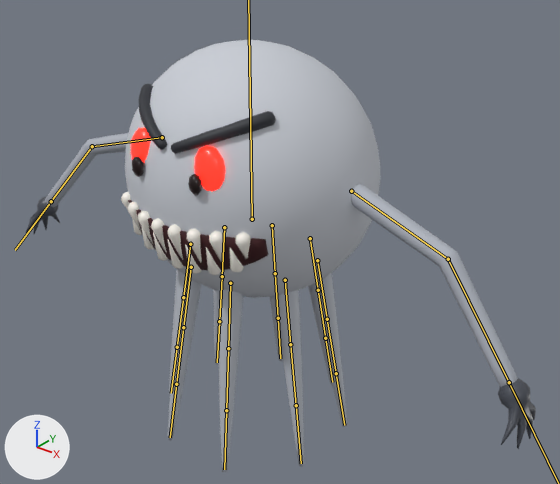
One commit to the glTF model assets/gusto.glb: the scene before it, then after it.
The view is the same before and after, from a camera (50 mm lens) standing at (2.26, -2.61, 2.85) and looking at (0.05, 0.15, 1.14). Arrows for +X, +Y and +Z are at lower left; the lights stay in place. The picture after the commit comes second. The bones that change, and the others that lie on the model, are drawn over the model as lines.

Names of what the first picture shows: 'Gusto'.
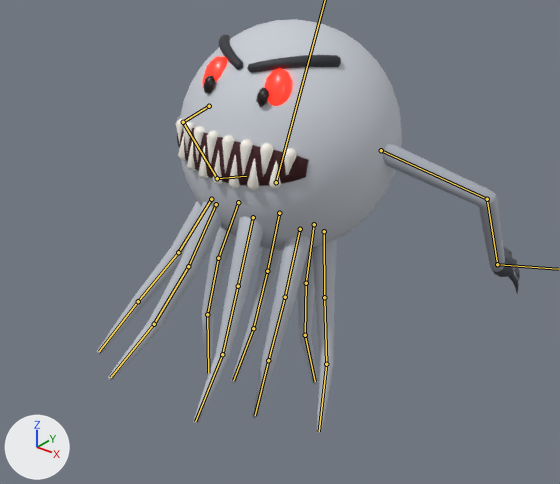
The newer file adds an action. The first version stands in its rest pose; the second is drawn at frame 9 of the action 'GustoInhale'.

What the commit changed:
Bone 'arm_upper.L' (bone_arm_upper_l) moves from (0.0, 0.0, 0.0) to (-0.068, -0.109, -0.301).
Bone 'arm_upper.L' (bone_arm_upper_l) turns from (0, 0, 0) to (-29, -2, -7) degrees about its own x, y and z.
Bone 'arm_lower.L' (bone_arm_lower_l) turns from (0, 0, 0) to (-27, -5, -22) degrees about its own x, y and z.
Bone 'hand.L' (bone_hand_l) turns from (0, 0, 0) to (-21, 7, 36) degrees about its own x, y and z.
Bone 'arm_upper.R' (bone_arm_upper_r) moves from (0.0, 0.0, 0.0) to (0.089, -0.121, -0.275).
Bone 'arm_upper.R' (bone_arm_upper_r) turns from (0, 0, 0) to (-31, 3, 11) degrees about its own x, y and z.
Bone 'arm_lower.R' (bone_arm_lower_r) turns from (0, 0, 0) to (-24, 3, 15) degrees about its own x, y and z.
Bone 'hand.R' (bone_hand_r) turns from (0, 0, 0) to (-21, -6, -34) degrees about its own x, y and z.
Bone 'body' (bone_body) moves from (0.0, 0.0, 0.0) to (0.0, 0.134, -0.185).
Bone 'body' (bone_body) turns from (0, 0, 0) to (-24, 1, -1) degrees about its own x, y and z.
Bone 'body' (bone_body) is rescaled from (1.0, 1.0, 1.0) to (0.9, 0.93, 0.9).
Bone 'tentacle0_0' (bone_tentacle0_0) moves from (0.0, 0.0, 0.0) to (0.0, -0.297, -0.121).
Bone 'tentacle0_0' (bone_tentacle0_0) turns from (0, 0, 0) to (21, 1, -4) degrees about its own x, y and z.
Bone 'tentacle0_1' (bone_tentacle0_1) turns from (0, 0, 0) to (5, 0, -4) degrees about its own x, y and z.
Bone 'tentacle0_2' (bone_tentacle0_2) turns from (0, 0, 0) to (14, 0, -1) degrees about its own x, y and z.
Bone 'tentacle1_0' (bone_tentacle1_0) moves from (0.0, 0.0, 0.0) to (0.003, -0.223, -0.118).
Bone 'tentacle1_0' (bone_tentacle1_0) turns from (0, 0, 0) to (28, 2, -7) degrees about its own x, y and z.
Bone 'tentacle1_1' (bone_tentacle1_1) turns from (0, 0, 0) to (7, 0, -5) degrees about its own x, y and z.
Bone 'tentacle1_2' (bone_tentacle1_2) turns from (0, 0, 0) to (0, 0, 2) degrees about its own x, y and z.
Bone 'tentacle2_0' (bone_tentacle2_0) moves from (0.0, 0.0, 0.0) to (-0.005, -0.117, -0.097).
Bone 'tentacle2_0' (bone_tentacle2_0) turns from (0, 0, 0) to (24, 0, -1) degrees about its own x, y and z.
Bone 'tentacle2_1' (bone_tentacle2_1) turns from (0, 0, 0) to (-1, 0, 10) degrees about its own x, y and z.
Bone 'tentacle2_2' (bone_tentacle2_2) turns from (0, 0, 0) to (-1, 0, 14) degrees about its own x, y and z.
Bone 'tentacle3_0' (bone_tentacle3_0) moves from (0.0, 0.0, 0.0) to (0.001, -0.043, -0.069).
Bone 'tentacle3_0' (bone_tentacle3_0) turns from (0, 0, 0) to (29, -1, 4) degrees about its own x, y and z.
Bone 'tentacle3_1' (bone_tentacle3_1) turns from (0, 0, 0) to (5, 0, 1) degrees about its own x, y and z.
Bone 'tentacle3_2' (bone_tentacle3_2) turns from (0, 0, 0) to (-2, 0, -9) degrees about its own x, y and z.
Bone 'tentacle4_0' (bone_tentacle4_0) moves from (0.0, 0.0, 0.0) to (0.019, -0.038, -0.074).
Bone 'tentacle4_0' (bone_tentacle4_0) turns from (0, 0, 0) to (20, 1, -4) degrees about its own x, y and z.
Bone 'tentacle4_1' (bone_tentacle4_1) turns from (0, 0, 0) to (-10, 0, 0) degrees about its own x, y and z.
Bone 'tentacle4_2' (bone_tentacle4_2) turns from (0, 0, 0) to (-9, 1, 7) degrees about its own x, y and z.
Bone 'tentacle5_0' (bone_tentacle5_0) moves from (0.0, 0.0, 0.0) to (0.017, -0.106, -0.109).
Bone 'tentacle5_0' (bone_tentacle5_0) turns from (0, 0, 0) to (22, -1, 6) degrees about its own x, y and z.
Bone 'tentacle5_1' (bone_tentacle5_1) turns from (0, 0, 0) to (4, 0, 5) degrees about its own x, y and z.
Bone 'tentacle5_2' (bone_tentacle5_2) turns from (0, 0, 0) to (6, 0, -6) degrees about its own x, y and z.
Bone 'tentacle6_0' (bone_tentacle6_0) moves from (0.0, 0.0, 0.0) to (-0.004, -0.211, -0.132).
Bone 'tentacle6_0' (bone_tentacle6_0) turns from (0, 0, 0) to (23, 1, -3) degrees about its own x, y and z.
Bone 'tentacle6_1' (bone_tentacle6_1) turns from (0, 0, 0) to (-7, -1, -8) degrees about its own x, y and z.
Bone 'tentacle6_2' (bone_tentacle6_2) turns from (0, 0, 0) to (-9, 0, -6) degrees about its own x, y and z.
Bone 'tentacle7_0' (bone_tentacle7_0) moves from (0.0, 0.0, 0.0) to (-0.012, -0.292, -0.128).
Bone 'tentacle7_0' (bone_tentacle7_0) turns from (0, 0, 0) to (17, 0, 1) degrees about its own x, y and z.
Bone 'tentacle7_2' (bone_tentacle7_2) turns from (0, 0, 0) to (12, 0, -2) degrees about its own x, y and z.

Boxes [x1, y1, x2, y2] around the edits, measured in the pictures (560 x 484 px):
'Gusto', posed (17% narrower)
    before: [26, 40, 536, 472]
    after: [96, 19, 520, 434]
bone 'arm_upper.L', root to tip
    before: (351, 191) to (448, 259)
    after: (381, 150) to (487, 199)
bone 'arm_lower.L', root to tip
    before: (448, 259) to (509, 382)
    after: (487, 199) to (497, 264)
bone 'arm_upper.R', root to tip
    before: (162, 137) to (92, 146)
    after: (209, 106) to (183, 122)
bone 'arm_lower.R', root to tip
    before: (92, 146) to (51, 201)
    after: (183, 122) to (217, 178)
bone 'hand.R', root to tip
    before: (51, 201) to (15, 250)
    after: (217, 178) to (246, 176)
bone 'tentacle0_0', root to tip
    before: (191, 267) to (183, 327)
    after: (216, 204) to (188, 266)
bone 'tentacle0_1', root to tip
    before: (183, 327) to (176, 384)
    after: (188, 266) to (154, 324)
bone 'tentacle0_2', root to tip
    before: (176, 384) to (170, 437)
    after: (154, 324) to (110, 377)
bone 'tentacle1_0', root to tip
    before: (190, 244) to (183, 297)
    after: (211, 199) to (178, 252)
bone 'tentacle1_1', root to tip
    before: (183, 297) to (177, 347)
    after: (178, 252) to (138, 301)
bone 'tentacle1_2', root to tip
    before: (177, 347) to (171, 393)
    after: (138, 301) to (99, 351)
bone 'tentacle2_0', root to tip
    before: (224, 227) to (222, 276)
    after: (238, 202) to (218, 258)
bone 'tentacle2_1', root to tip
    before: (222, 276) to (219, 321)
    after: (218, 258) to (207, 314)
bone 'tentacle2_2', root to tip
    before: (219, 321) to (217, 362)
    after: (207, 314) to (208, 373)
bone 'tentacle3_0', root to tip
    before: (272, 225) to (275, 273)
    after: (279, 213) to (267, 271)
bone 'tentacle3_1', root to tip
    before: (275, 273) to (278, 318)
    after: (267, 271) to (253, 328)
bone 'tentacle3_2', root to tip
    before: (278, 318) to (280, 358)
    after: (253, 328) to (233, 380)
bone 'tentacle4_0', root to tip
    before: (310, 238) to (318, 290)
    after: (314, 224) to (306, 283)
bone 'tentacle4_1', root to tip
    before: (318, 290) to (325, 338)
    after: (306, 283) to (305, 335)
bone 'tentacle4_2', root to tip
    before: (325, 338) to (332, 382)
    after: (305, 335) to (315, 381)
bone 'tentacle5_0', root to tip
    before: (317, 260) to (327, 319)
    after: (324, 231) to (324, 297)
bone 'tentacle5_1', root to tip
    before: (327, 319) to (336, 373)
    after: (324, 297) to (326, 364)
bone 'tentacle5_2', root to tip
    before: (336, 373) to (344, 425)
    after: (326, 364) to (319, 431)
bone 'tentacle6_0', root to tip
    before: (285, 280) to (290, 344)
    after: (300, 229) to (285, 297)
bone 'tentacle6_1', root to tip
    before: (290, 344) to (296, 405)
    after: (285, 297) to (268, 360)
bone 'tentacle6_2', root to tip
    before: (296, 405) to (301, 463)
    after: (268, 360) to (255, 415)
bone 'tentacle7_0', root to tip
    before: (230, 283) to (228, 348)
    after: (253, 217) to (238, 286)
bone 'tentacle7_2', root to tip
    before: (226, 410) to (224, 469)
    after: (222, 354) to (195, 421)
